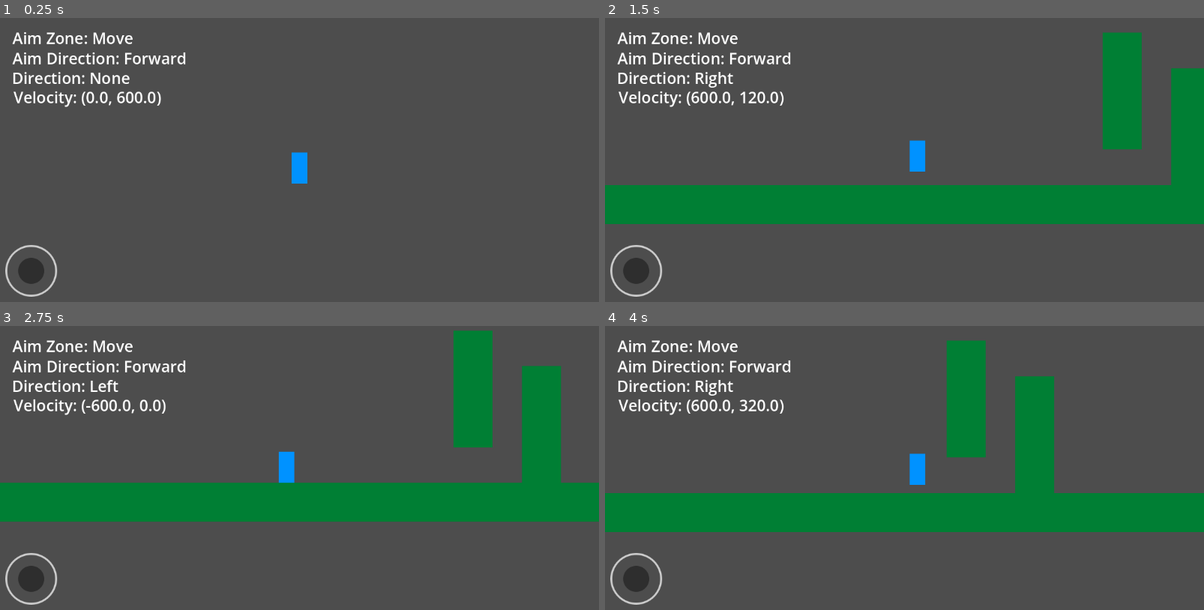
Above: before the commit, frames 1-4 (two rows, left to right).
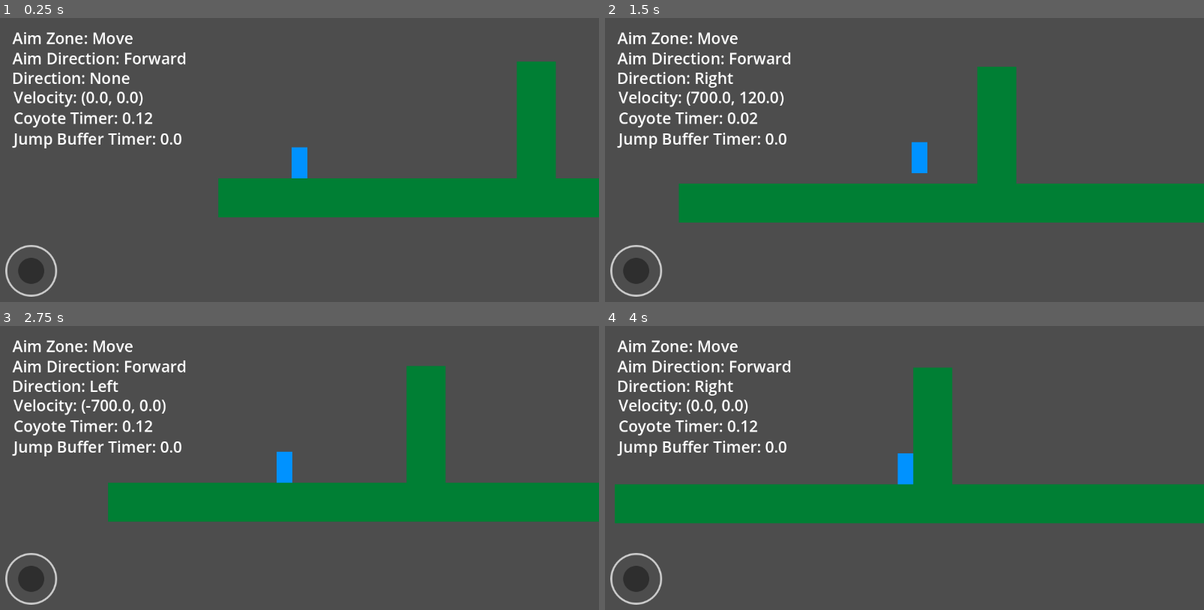
Above: after the commit, the same moments.

Repository: Mrdarx444/Veinbreaker
Game: Godot game, scene res://source/test/world.tscn
Same seed, same stepped clock (60 frames per second), same inputs: the game is played once before the commit and once after it.
Inputs:
- Up to frame 1 (0.25 s): no input
- Up to frame 2 (1.5 s): hold D (Right) from 0.53 s (still down); tap Space (Jump) at 0.6, 0.77, 1.07, 1.35 s
- Up to frame 3 (2.75 s): tap Space (Jump) at 1.52, 1.82, 2.1 s; release D (Right) at 2.03 s; hold A (Left) from 2.03 s (still down)
- Up to frame 4 (4 s): release A (Left) at 2.78 s; hold D (Right) from 2.78 s (still down); tap Space (Jump) at 2.85, 3.02, 3.32, 3.6, 3.77 s

The runs differ from the first frame. In frame 1, 13% of the frame differs, in the area x 2-100%, y 15-71%; in frame 2, 11%; in frame 3, 12%; in frame 4, 15%, in the area x 0-100%, y 5-73%.

Commit message:
Simple Coyote / Buffer Jump timers

Diff:
--- a/source/scenes/Player/player.tscn
+++ b/source/scenes/Player/player.tscn
@@ -11,6 +11,7 @@
 
 [node name="Player" type="CharacterBody2D" unique_id=1568325260]
 script = ExtResource("1_31g4s")
+jump_buffer_time = 1.0
 
 [node name="TempSprite" type="ColorRect" parent="." unique_id=739025270]
 custom_minimum_size = Vector2(60, 120)
@@ -84,7 +85,31 @@
 text = "Velocity: (0, 0)"
 label_settings = SubResource("LabelSettings_ck846")
 
+[node name="CoyoteTimer" type="Label" parent="HUD" unique_id=662381499]
+offset_left = 26.0
+offset_top = 174.0
+offset_right = 225.0
+offset_bottom = 229.0
+text = "Coyote Timer: 0.0"
+label_settings = SubResource("LabelSettings_ck846")
+
+[node name="BufferTimer" type="Label" parent="HUD" unique_id=129258480]
+offset_left = 26.0
+offset_top = 214.0
+offset_right = 350.0
+offset_bottom = 269.0
+text = "Jump Buffer Timer: 0.0"
+label_settings = SubResource("LabelSettings_ck846")
+
 [node name="Camera" type="Camera2D" parent="." unique_id=1120778986]
 zoom = Vector2(0.5, 0.5)
 position_smoothing_enabled = true
 position_smoothing_speed = 10.0
+
+[node name="Timers" type="Node" parent="." unique_id=1895822513]
+
+[node name="CoyoteTimer" type="Timer" parent="Timers" unique_id=302265838]
+one_shot = true
+
+[node name="JumpBufferTimer" type="Timer" parent="Timers" unique_id=687490601]
+one_shot = true
--- a/source/scripts/Player/player.gd
+++ b/source/scripts/Player/player.gd
@@ -1,7 +1,7 @@
 extends CharacterBody2D
 
 @export_subgroup("Movement")
-@export var speed: float = 600.0
+@export var speed: float = 700.0
 @export var acceleration: float = speed * 8
 @export var friction: float = speed * 10
 @export_range(0, 1, 0.01) var aiming_slowdown_ratio: float = 0.75
@@ -9,15 +9,24 @@
 var gravity: float = ProjectSettings.get_setting("physics/2d/default_gravity") * 2
 @export var max_fall_speed: float = 1500.0
 @export var jump_velocity: float = -900
+@export var coyote_time: float = 0.12
+@export var jump_buffer_time: float = 0.15
 
 @onready var joystick: PlayerAimComponent = $Components/PlayerAimComponent
+@onready var coyote_timer: Timer = $Timers/CoyoteTimer
+@onready var jump_buffer_timer: Timer = $Timers/JumpBufferTimer
 
 # Debugging
 @onready var zone_label: Label = $HUD/Zone
 @onready var direction_label: Label = $HUD/Direction
 @onready var move_direction_label: Label = $HUD/move_direction
 @onready var velocity_label: Label = $HUD/Velocity
+@onready var coyote_timer_label: Label = $HUD/CoyoteTimer
+@onready var buffer_timer_label: Label = $HUD/BufferTimer
 
+func _ready() -> void:
+	coyote_timer.wait_time = coyote_time
+	jump_buffer_timer.wait_time = jump_buffer_time
 
 func _physics_process(delta: float) -> void:
 	movement_handle(delta)
@@ -55,8 +64,20 @@
 			)
 
 func jump_handle(delta: float):
-	if Input.is_action_just_pressed("Jump") and is_on_floor():
-		velocity.y = jump_velocity
+	if is_on_floor():
+		coyote_timer.start()
+		if !jump_buffer_timer.is_stopped():
+			velocity.y = jump_velocity
+		jump_buffer_timer.stop()
+
+	if Input.is_action_just_pressed("Jump"):
+		if !coyote_timer.is_stopped():
+			velocity.y = jump_velocity
+			coyote_timer.stop()
+
+		if !is_on_floor() and velocity.y > 500:
+			jump_buffer_timer.start()
+
 	if Input.is_action_just_released("Jump") and !is_on_floor() and velocity.y < 0:
 		velocity.y = 0
 
@@ -73,3 +94,6 @@
 			move_direction_label.text = "Direction: None"
 
 	velocity_label.text = "Velocity: " + str(velocity)
+
+	coyote_timer_label.text = "Coyote Timer: " + str(coyote_timer.time_left)
+	buffer_timer_label.text = "Jump Buffer Timer: " + str(jump_buffer_timer.time_left)
--- a/source/test/world.tscn
+++ b/source/test/world.tscn
@@ -57,7 +57,7 @@
 shape = SubResource("RectangleShape2D_4loxo")
 
 [node name="Wall2" type="StaticBody2D" parent="." unique_id=2023223713]
-position = Vector2(-875, 180)
+position = Vector2(-228, 180)
 metadata/_edit_group_ = true
 
 [node name="ColorRect" type="ColorRect" parent="Wall2" unique_id=1466730599]
@@ -103,4 +103,4 @@
 shape = SubResource("RectangleShape2D_4loxo")
 
 [node name="Player" parent="." unique_id=1568325260 instance=ExtResource("1_4loxo")]
-position = Vector2(210, -878)
+position = Vector2(-1139, 294)
